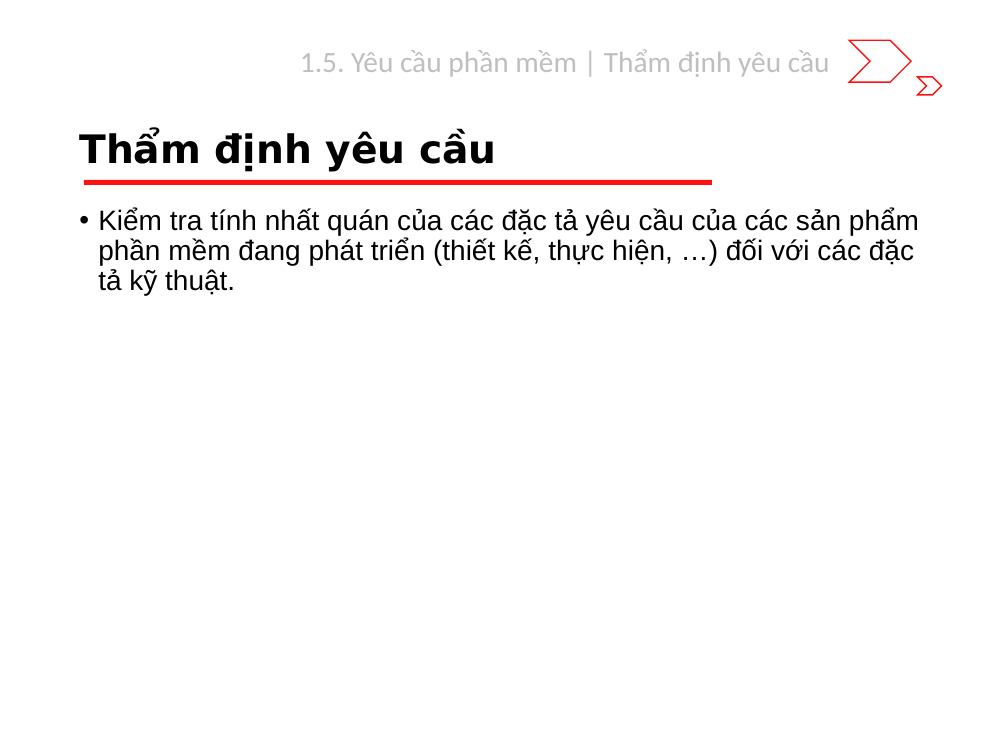
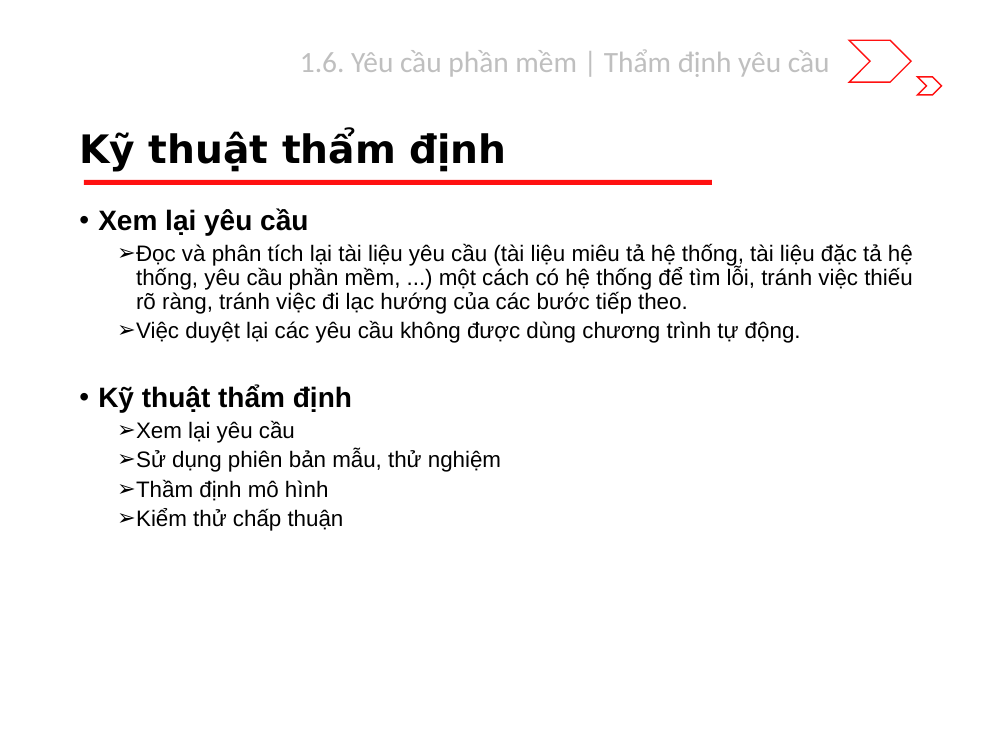
Before and after one commit to riverspart/uet-adv-sw-engineering, a slide deck: slide 20 of slide/dev/chapter_1/slide.pptx (slide 18 before the commit). Drawn at 1008x756 pixels with LibreOffice and Linux fonts; fonts in the diff are those of the drawing. Boxes give left, top, right and bottom in pixels: in the first picture for what was removed or moved away, otherwise in the second. Text is boxed around its words. In the diff, an @@ line names an element or a change of style, - is before the commit and + after.

```diff
--- a/slide/dev/chapter_1/slide.pptx
+++ b/slide/dev/chapter_1/slide.pptx
@@ text at [300, 49, 830, 77]: text changed @@
-1.5. Yêu cầu phần mềm | Thẩm định yêu cầu
+1.6. Yêu cầu phần mềm | Thẩm định yêu cầu
@@ title at [79, 131, 507, 172]: text changed @@
-Thẩm định yêu cầu
+Kỹ thuật thẩm định
@@ text at [98, 208, 913, 531]: text changed; size 20 to 16 pt @@
-• Kiểm tra tính nhất quán của các đặc tả yêu cầu của các sản phẩm phần mềm đang phát triển (thiết kế, thực hiện, …) đối với các đặc tả kỹ thuật.
+• Xem lại yêu cầu
+  ➢ Đọc và phân tích lại tài liệu yêu cầu (tài liệu miêu tả hệ thống, tài liệu đặc tả hệ thống, yêu cầu phần mềm, ...) một cách có hệ thống để tìm lỗi, tránh việc thiếu rõ ràng, tránh việc đi lạc hướng của các bước tiếp theo.
+  ➢ Việc duyệt lại các yêu cầu không được dùng chương trình tự động.
+• Kỹ thuật thẩm định
+  ➢ Xem lại yêu cầu
+  ➢ Sử dụng phiên bản mẫu, thử nghiệm
+  ➢ Thầm định mô hình
+  ➢ Kiểm thử chấp thuận
```
Also in this commit, not shown: 9 other slides changed, 2 slides added.
